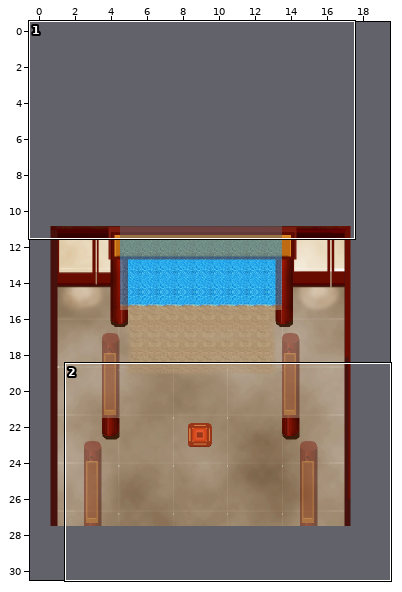
Tiled map: China/maps/throneroom.tmx. The first picture is a wide view before the edit; the outline marks the close-up.
Close-up. Old version:
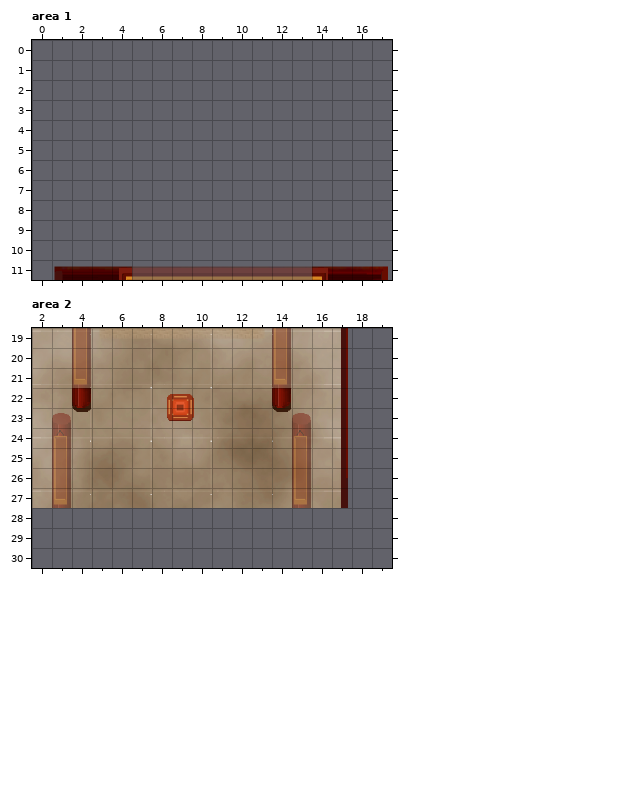
Cells are 30x30 px. Shown: area 1 x 0..17, y 0..11; area 2 x 2..19, y 19..30. The commit also changed other parts of the map, which this record leaves out. The old version is drawn lined up with the new one.
Once edited:
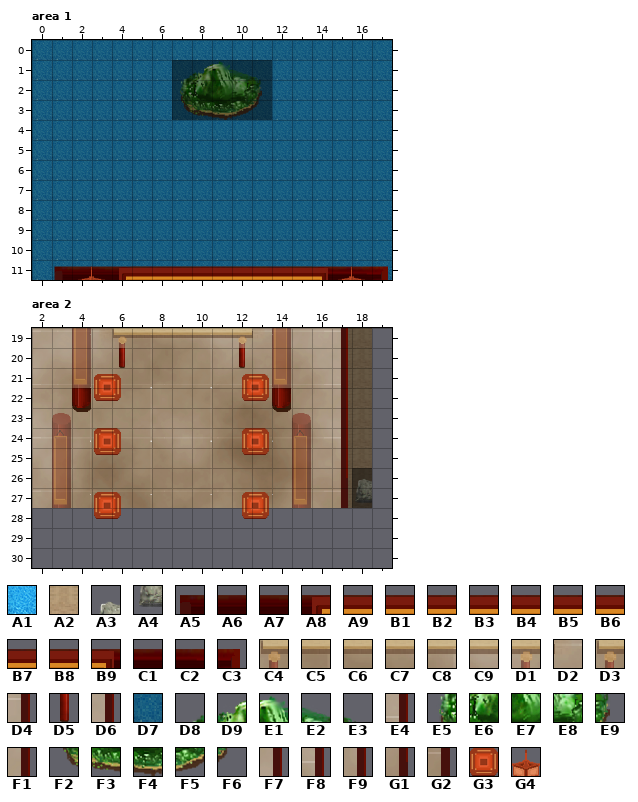
Key: from "Base Tiles": A1 39, A2 476, A3 529, A4 548; from "throneroom": A5 0, A6 1, A7 2, A8 3, A9 4, B1 5, B2 6, B3 7, B4 8, B5 9, B6 10, B7 11, B8 12, B9 13, C1 14, C2 15, C3 16, C4 174, C5 175, C6 176, C7 177, C8 178, C9 179, D1 180, D2 181, D3 202, D4 224, D5 228, D6 250, D7 252, D8 253, D9 254, E1 255, E2 256, E3 257, E4 276, E5 279, E6 280, E7 281, E8 282, E9 283, F1 302, F2 305, F3 306, F4 307, F5 308, F6 309, F7 328, F8 354, F9 380, G1 406, G2 432; from "throneroomobjects": G3 0, G4 1.
__ is an empty cell.
Objects are placed by their top-left corner, in cells (3,4 is the top-left corner of cell 3,4); size is 1x1 cell unless given.
Tiles of an added or newly shown layer are drawn over the layers below it.
See-through tiles are keyed as they look on the map.
The exact change:
map size 17x17 -> 19x28 cells (old content now starts at 1,11; both pictures use the new coordinates)
Layer "lower", area 1:
y 0..1: x 0..17 __ __ __ __ __ __ __ __ __ __ __ __ __ __ __ __ __ __ -> A1 A1 A1 A1 A1 A1 A1 A1 A1 A1 A1 A1 A1 A1 A1 A1 A1 A1
y 2: x 0..7 __ __ __ __ __ __ __ __ -> A1 A1 A1 A1 A1 A1 A1 A1; x 11..17 __ __ __ __ __ __ __ -> A1 A1 A1 A1 A1 A1 A1
y 3..10: x 0..17 __ __ __ __ __ __ __ __ __ __ __ __ __ __ __ __ __ __ -> A1 A1 A1 A1 A1 A1 A1 A1 A1 A1 A1 A1 A1 A1 A1 A1 A1 A1
y 11: x 0..17 __ A5 A6 A7 A8 __ __ __ __ __ __ __ __ __ B9 C1 C2 C3 -> A1 A1 A1 A1 A1 A1 A1 A1 A1 A1 A1 A1 A1 A1 A1 A1 A1 A1
Layer "throne_lower" (added), area 1:
y 0..1: x 0..17 __ __ __ __ __ __ __ __ __ __ __ __ __ __ __ __ __ __ -> D7 D7 D7 D7 D7 D7 D7 D7 D7 D7 D7 D7 D7 D7 D7 D7 D7 D7
y 2: x 0..7 __ __ __ __ __ __ __ __ -> D7 D7 D7 D7 D7 D7 D7 D7; x 11..17 __ __ __ __ __ __ __ -> D7 D7 D7 D7 D7 D7 D7
y 3..11: x 0..17 __ __ __ __ __ __ __ __ __ __ __ __ __ __ __ __ __ __ -> D7 D7 D7 D7 D7 D7 D7 D7 D7 D7 D7 D7 D7 D7 D7 D7 D7 D7
Layer "middle", area 1:
y 1: x 7..11 __ __ __ __ __ -> D8 D9 E1 E2 E3
y 2: x 7..11 __ __ __ __ __ -> E5 E6 E7 E8 E9
y 3: x 7..11 __ __ __ __ __ -> F2 F3 F4 F5 F6
y 11: x 1..17 __ __ __ __ __ __ __ __ __ __ __ __ __ __ __ __ __ -> A5 A6 A7 A8 A9 B1 B2 B3 B4 B5 B6 B7 B8 B9 C1 C2 C3
Layer "throne_layer" (now shown), area 1:
y 1..3: x 7..11 __ __ __ __ __ -> D7 D7 D7 D7 D7
Layer "objects", area 1:
added: G4 "Light_Top_Left" at 2.3,11.3 size 1.3x1.3
added: G4 "Right_Bottom_Left" at 15.3,11.3 size 1.3x1.3
Layer "lower", area 2:
y 19: x 17..18 D4 __ -> A2 A2
y 20: x 17..18 D6 __ -> A2 A2
y 21: x 17..18 E4 __ -> A2 A2
y 22: x 17..18 F1 __ -> A2 A2
y 23: x 17..18 F7 __ -> A2 A2
y 24: x 17..18 F8 __ -> A2 A2
y 25: x 17..18 F9 __ -> A2 A2
y 26: x 17..18 G1 __ -> A2 A2
y 27: x 17..18 G2 __ -> A2 A2
Layer "throne_lower" (added), area 2:
y 19: x 6..13 __ __ __ __ __ __ __ __ -> C4 C5 C6 C7 C8 C9 D1 D2; x 17..18 __ __ -> D7 D7
y 20..27: x 17..18 __ __ -> D7 D7
Layer "middle", area 2:
y 19: x 17 __ -> D4
y 20: x 6 __ -> D5; x 12 __ -> D5; x 17 __ -> D6
y 21: x 17 __ -> E4
y 22: x 17 __ -> F1
y 23: x 17 __ -> F7
y 24: x 17 __ -> F8
y 25: x 17 __ -> F9
y 26: x 17..18 __ __ -> G1 A3
y 27: x 17..18 __ __ -> G2 A4
Layer "throne_layer" (now shown), area 2:
y 26..27: x 18 __ -> D7
Layer "objects", area 2:
added: G3 "Chair1" at 5.1,21.3 size 1.3x1.3
added: G3 "Chair4" at 12.5,21.3 size 1.3x1.3
added: G3 "Chair2" at 5.1,24 size 1.3x1.3
added: G3 "Chair5" at 12.5,24 size 1.3x1.3
added: G3 "Chair3" at 5.1,27.2 size 1.3x1.3
added: G3 "Chair6" at 12.5,27.2 size 1.3x1.3
removed: G3 "Chair1" at 8.8,22.3 size 1.3x1.3
Layer "high", area 2:
y 19: x 6 __ -> D3; x 12 __ -> D3
